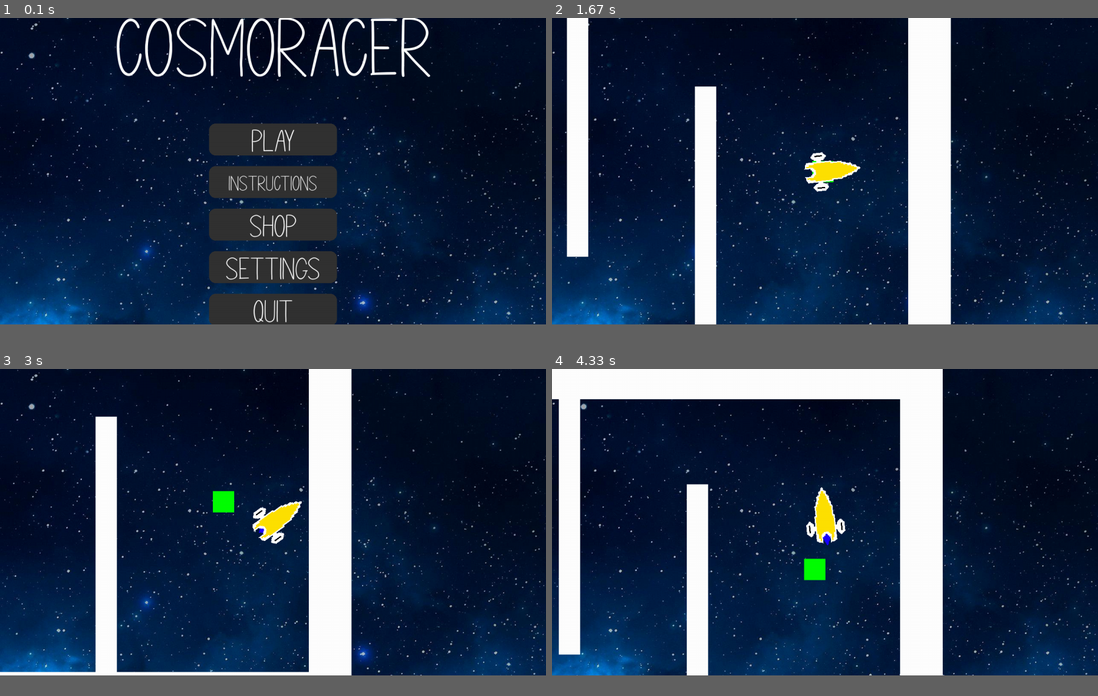
Above: before the commit, frames 1-4 (two rows, left to right).
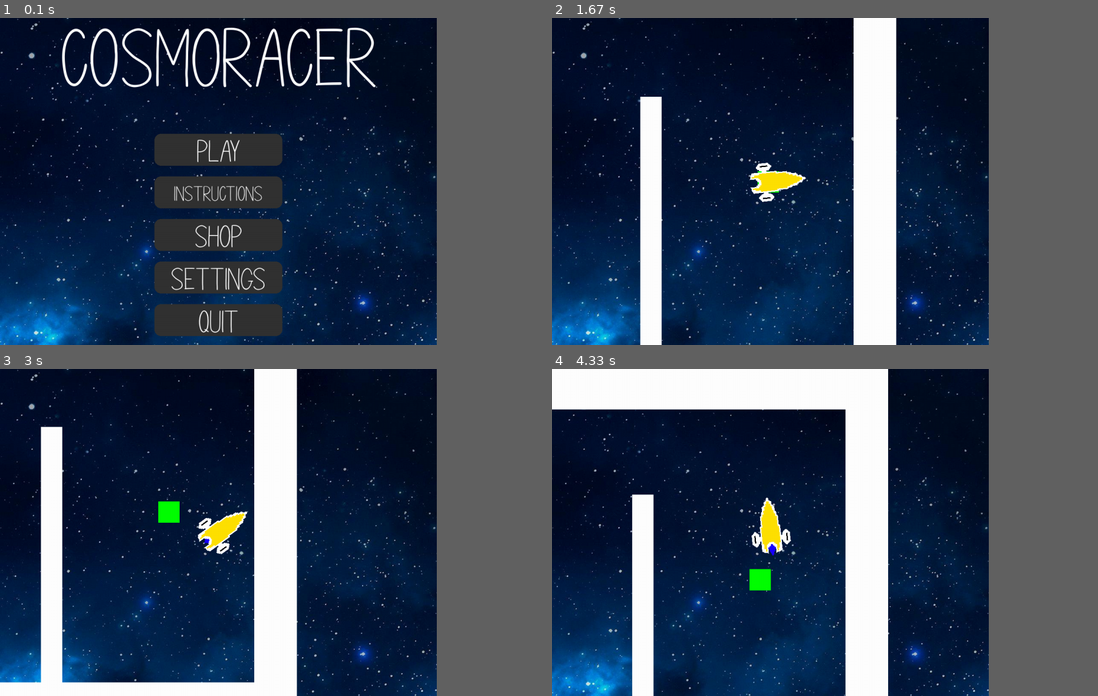
Above: after the commit, the same moments.

Repository: williamjamesj/pygame-project-williamjamesj
Game: pygame game, started from main.py
Same seed, same stepped clock (60 frames per second), same inputs: the game is played once before the commit and once after it.
Inputs (mouse positions are in pixels of both pictures, inside the frame that each line leads up to):
- Up to frame 1 (0.1 s): no input
- Up to frame 2 (1.67 s): click "Play" at 0.38 s; click "1" at 0.72 s; hold Right 1-1.47 s; move the mouse to (912, 171) at 1.03 s; hold Up from 1.5 s (still down)
- Up to frame 3 (3 s): release Up at 1.8 s; hold Right 1.83-2.3 s; hold Left 2.33-2.87 s; hold Left from 2.9 s (still down)
- Up to frame 4 (4.33 s): release Left at 3.2 s; hold Left 3.23-3.63 s; hold Up 3.67-4.03 s; hold Right from 4.07 s (still down)
The window is 900x506 before the commit and 720x540 after it. Grey fills any space a smaller window leaves; there, only what the larger window draws over its background counts as a difference.

The runs differ from the first frame. In frame 1, 26% of the frame differs, in the area x 0-100%, y 0-100%; in frame 2, 32%; in frame 3, 28%; in frame 4, 33%.

Commit message:
removed the "Never Wanted New York" track because it was giving me a headache

Diff:
--- a/main.py
+++ b/main.py
@@ -16,8 +16,8 @@
 # Defaults to Fullscreen Resolution
 pygame.display.set_caption('Cosmoracer')
 pygame.display.set_icon(pygame.image.load("resources/icon.png"))
-globals.screen = pygame.display.set_mode((0,0), pygame.FULLSCREEN|pygame.NOFRAME) # Both of these options ensure compatibility across systems.
-# globals.screen = pygame.display.set_mode((1024,768)) # The display resolution that is minimum.
+# globals.screen = pygame.display.set_mode((0,0), pygame.FULLSCREEN|pygame.NOFRAME) # Both of these options ensure compatibility across systems.
+globals.screen = pygame.display.set_mode((1024,768)) # The display resolution that is minimum.
 # Retrieves the size of the fullscreen window, important for properly positioning things on the screen
 info = pygame.display.Info()
 globals.dimensions = [info.current_w, info.current_h] # Dimensions of the screen
Not shown, changed: resources/localisation/english
Not shown, removed: resources/music/Never Wanted New York.ogg
Not shown, removed: resources/sounds/1st Movement.ogg
Not shown, removed: resources/sounds/A Journey.ogg
Not shown, removed: resources/sounds/Never Wanted New York.ogg
